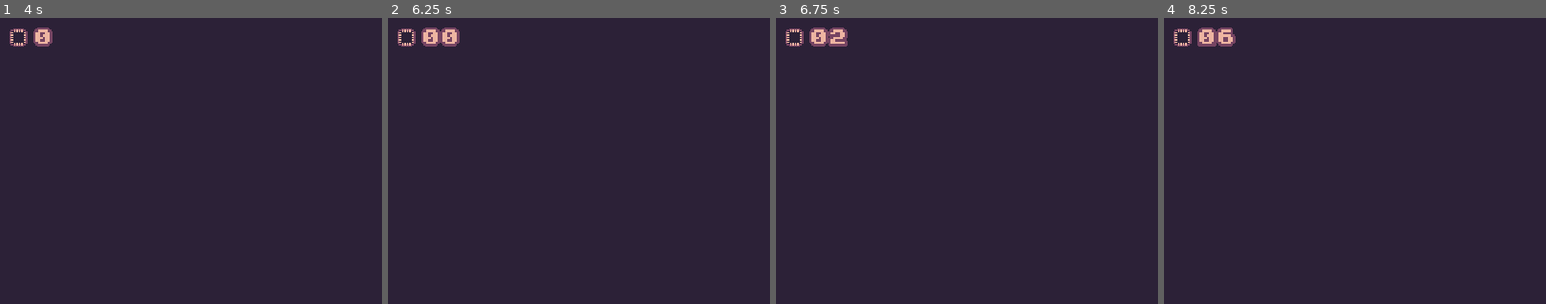
Above: before the commit, frames 1-4 (left to right).
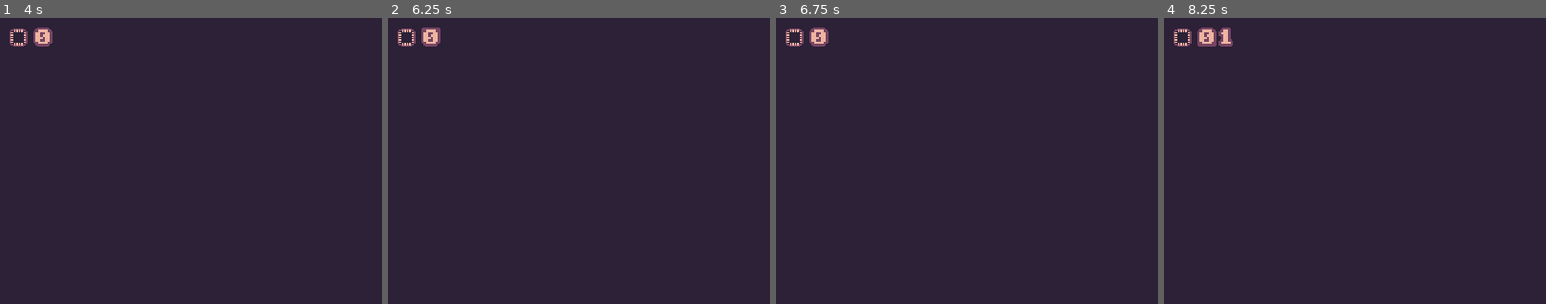
Above: after the commit, the same moments.

Repository: nikolawhallon/data-wars
Game: Godot game, scene res://scenes/app.tscn
The game is run twice, just before and just after one commit, with the same random seed, the same clock (stepped at 60 frames per second) and the same inputs.
Inputs:
- Up to frame 1 (4 s): tap Enter at 0.5 s; hold Right (move_right) 0.53-1.28 s; tap B (building) at 0.6, 3.05, 3.6 s; tap S (single_player) at 0.8, 1.35, 3.8 s; hold Down (move_down) 1.28-2.03 s; tap T (target) at 1.55, 2.1 s; hold Right (move_right) 2.03-2.78 s; tap U (unit) at 2.3, 2.85 s; hold Up (move_up) 2.78-3.53 s; hold Left (move_left) from 3.53 s (still down)
- Up to frame 2 (6.25 s): tap C (connect) at 4.35 s; tap T (target) at 4.55 s; tap Space at 5 s; release Left (move_left) at 5.03 s; hold Down (move_down) 5.03-5.78 s; tap H (host) at 5.1 s; tap U (unit) at 5.3 s; tap Enter at 5.75 s; hold Right (move_right) from 5.78 s (still down); tap S (single_player) at 5.85 s; tap B (building) at 6.05 s
- Up to frame 3 (6.75 s): release Right (move_right) at 6.53 s; hold Up (move_up) from 6.53 s (still down); tap T (target) at 6.6 s
- Up to frame 4 (8.25 s): tap S (single_player) at 6.8 s; release Up (move_up) at 7.28 s; hold Right (move_right) 7.28-8.03 s; tap U (unit) at 7.35 s; tap T (target) at 7.55 s; tap Space at 8 s; hold Down (move_down) from 8.03 s (still down); tap B (building) at 8.1 s
The pictures show only the part of the screen within x 0-50%, y 0-50%; the shares and areas given below are measured in that part.

Frame 1 is identical in both runs. In frame 2, 0.3% of the frame differs, in the area x 8-19%, y 3-10%; in frame 3, 0.3%; in frame 4, 0.2%.

Commit message:
more correct rpc handling so no cross match calls

Diff:
--- a/scenes/app.gd
+++ b/scenes/app.gd
@@ -6,7 +6,6 @@
 var rng := RandomNumberGenerator.new()
 
 var waiting_peer_ids: Array[int] = []
-var arenas: Array = []
 
 func _ready() -> void:
 	rng.randomize()
@@ -38,7 +37,7 @@
 		var type_id_pairs = []
 		type_id_pairs.append({"type": "human", "id": 1})
 		type_id_pairs.append({"type": "computer", "id": 2})
-		rpc("announce_start_match", type_id_pairs, rng.randi())
+		announce_start_match.rpc_id(1, type_id_pairs, rng.randi())
 
 func _on_peer_connected(peer_id: int) -> void:
 	print("Peer connected: ", peer_id)
@@ -105,17 +104,17 @@
 		for i in MAX_TEAMS:
 			type_id_pairs.append({"type": "human", "id": waiting_peer_ids.pop_front()})
 
-		rpc("announce_start_match", type_id_pairs, rng.randi())
+		var seed = rng.randi()
+		if DisplayServer.get_name() == "headless":
+			announce_start_match.rpc_id(1, type_id_pairs, seed)
+		for type_id_pair in type_id_pairs:
+			announce_start_match.rpc_id(type_id_pair["id"], type_id_pairs, seed)
 
 @rpc("call_local", "reliable")
 func announce_start_match(type_id_pairs, seed: int) -> void:
 	var arena = load("res://scenes/arena.tscn").instantiate()
 	$Matches.add_child(arena, true)
 
-	# maybe this should only happen for "headless"?
-	if multiplayer.is_server():
-		arenas.append(arena)
-
 	for type_id_pair in type_id_pairs:
 		arena.announce_team(type_id_pair["type"], type_id_pair["id"])
 
--- a/scenes/arena.gd
+++ b/scenes/arena.gd
@@ -9,6 +9,19 @@
 
 var state := State.PLAYING
 
+func find_in_subtree(group_name: String) -> Array:
+	var out := []
+	var stack := [self]
+
+	while not stack.is_empty():
+		var node: Node = stack.pop_back()
+		for child in node.get_children():
+			if child.is_in_group(group_name):
+				out.append(child)
+			stack.append(child)
+
+	return out
+
 func _ready() -> void:
 	rng.randomize()
 
@@ -32,23 +45,27 @@
 			request_target.rpc_id(1)
 
 	var liters := 0
-	for water in get_tree().get_nodes_in_group("Water"):
+	for water in find_in_subtree("Water"):
 		liters += water.liters
 
 	if state == State.PLAYING and multiplayer.is_server() and liters == 0:
 		var most_clicks := -1
 		var winner_ids := []
 
-		for team in get_tree().get_nodes_in_group("Team"):
+		for team in find_in_subtree("Team"):
 			if team.clicks > most_clicks:
 				most_clicks = team.clicks
 				winner_ids = [team.id]
 			elif team.clicks == most_clicks:
 				winner_ids.append(team.id)
 
-		rpc("announce_game_over", winner_ids)
+		if DisplayServer.get_name() == "headless":
+			announce_game_over.rpc_id(1, winner_ids)
+		for team in find_in_subtree("Team"):
+			announce_game_over.rpc_id(team.id, winner_ids)
 
 	if state == State.GAME_OVER and multiplayer.is_server():
+		# yes, this blows everything up all the time, if state is GAME_OVER, this is on purpose
 		blow_everything_up()
 
 @rpc("call_local", "reliable")
@@ -57,7 +74,7 @@
 		if child.has_method("get") and child.get("id") == id:
 			return
 
-	var num_teams = len(get_tree().get_nodes_in_group("Team"))
+	var num_teams = len(find_in_subtree("Team"))
 
 	var team = load("res://scenes/team.tscn").instantiate()
 	team.type = type
@@ -77,7 +94,7 @@
 
 	var non_inverted_team = null
 	var inverted_team = null
-	for team in get_tree().get_nodes_in_group("Team"):
+	for team in find_in_subtree("Team"):
 		if team.inverted:
 			inverted_team = team
 		else:
@@ -96,13 +113,13 @@
 	$UI.show_game_over(won)
 
 func blow_everything_up() -> void:
-	for unit in get_tree().get_nodes_in_group("Unit"):
+	for unit in find_in_subtree("Unit"):
 		var explosion = load("res://scenes/explosion.tscn").instantiate()
 		explosion.global_position = unit.global_position
 		$Replicated.add_child(explosion, true)
 		unit.queue_free()
 
-	for building in get_tree().get_nodes_in_group("Building"):
+	for building in find_in_subtree("Building"):
 		var site = load("res://scenes/site.tscn").instantiate()
 		site.water_path = building.water_path
 		site.global_position = building.global_position
@@ -127,7 +144,7 @@
 
 func construct_building_for_peer(peer_id: int) -> void:
 	var team = null
-	for candidate in get_tree().get_nodes_in_group("Team"):
+	for candidate in find_in_subtree("Team"):
 		if candidate.id == peer_id:
 			team = candidate
 			break
@@ -136,7 +153,7 @@
 		print("No team for peer ", peer_id)
 		return
 
-	for site in get_tree().get_nodes_in_group("Site"):
+	for site in find_in_subtree("Site"):
 		var data_center = load("res://scenes/data_center.tscn").instantiate()
 		data_center.init(team.get_path(), site.global_position, site.water_path)
 		$Replicated.add_child(data_center, true)
@@ -152,7 +169,7 @@
 
 func produce_unit_for_peer(peer_id: int) -> void:
 	var team = null
-	for candidate in get_tree().get_nodes_in_group("Team"):
+	for candidate in find_in_subtree("Team"):
 		if candidate.id == peer_id:
 			team = candidate
 			break
@@ -161,7 +178,7 @@
 		print("No team for peer ", peer_id)
 		return
 
-	for data_center in get_tree().get_nodes_in_group("DataCenter"):
+	for data_center in find_in_subtree("DataCenter"):
 		if team != get_node(data_center.team_path):
 			continue
 		if data_center.producing != "":
@@ -178,7 +195,7 @@
 
 func target_for_peer(peer_id: int) -> void:
 	var team = null
-	for candidate in get_tree().get_nodes_in_group("Team"):
+	for candidate in find_in_subtree("Team"):
 		if candidate.id == peer_id:
 			team = candidate
 			break
@@ -187,13 +204,13 @@
 		print("No team for peer ", peer_id)
 		return
 
-	for spam_bot in get_tree().get_nodes_in_group("SpamBot"):
+	for spam_bot in find_in_subtree("SpamBot"):
 		if team != get_node(spam_bot.team_path):
 			continue
 		if spam_bot.target != null:
 			continue
 
-		var transmission_towers = get_tree().get_nodes_in_group("TransmissionTower")
+		var transmission_towers = find_in_subtree("TransmissionTower")
 		var transmission_tower = transmission_towers.pick_random()
 		if transmission_tower == null:
 			return
--- a/scenes/arena.tscn
+++ b/scenes/arena.tscn
@@ -5,7 +5,7 @@
 [ext_resource type="PackedScene" uid="uid://cskaxcuhss7qq" path="res://scenes/helpers/landmarks.tscn" id="2_wl4x5"]
 [ext_resource type="PackedScene" uid="uid://dnm5mgkpu0010" path="res://scenes/ui.tscn" id="4_xdvfk"]
 
-[node name="Arena" type="Node2D" unique_id=299351300]
+[node name="Arena" type="Node2D" unique_id=299351300 groups=["Arena"]]
 script = ExtResource("1_olpmc")
 
 [node name="Map" parent="." unique_id=981697045 instance=ExtResource("1_e05a3")]
--- a/scenes/spam_bot.gd
+++ b/scenes/spam_bot.gd
@@ -7,6 +7,14 @@
 # only the server will have this set correctly
 # as only the server needs to move units
 var target = null
+
+func get_arena() -> Node:
+	var candidate: Node = self
+	while candidate != null:
+		if candidate.is_in_group("Arena"):
+			return candidate
+		candidate = candidate.get_parent()
+	return null
 
 # remember to call "init" before "add_child" so that team_path
 # is populated by the time "_ready" executes
@@ -43,7 +51,7 @@
 	var target_position = null
 
 	if target == null:
-		for transmission_tower in get_tree().get_nodes_in_group("TransmissionTower"):
+		for transmission_tower in get_arena().find_in_subtree("TransmissionTower"):
 			var distance = global_position.distance_to(transmission_tower.global_position)
 			if distance < 256:
 				target = transmission_tower
